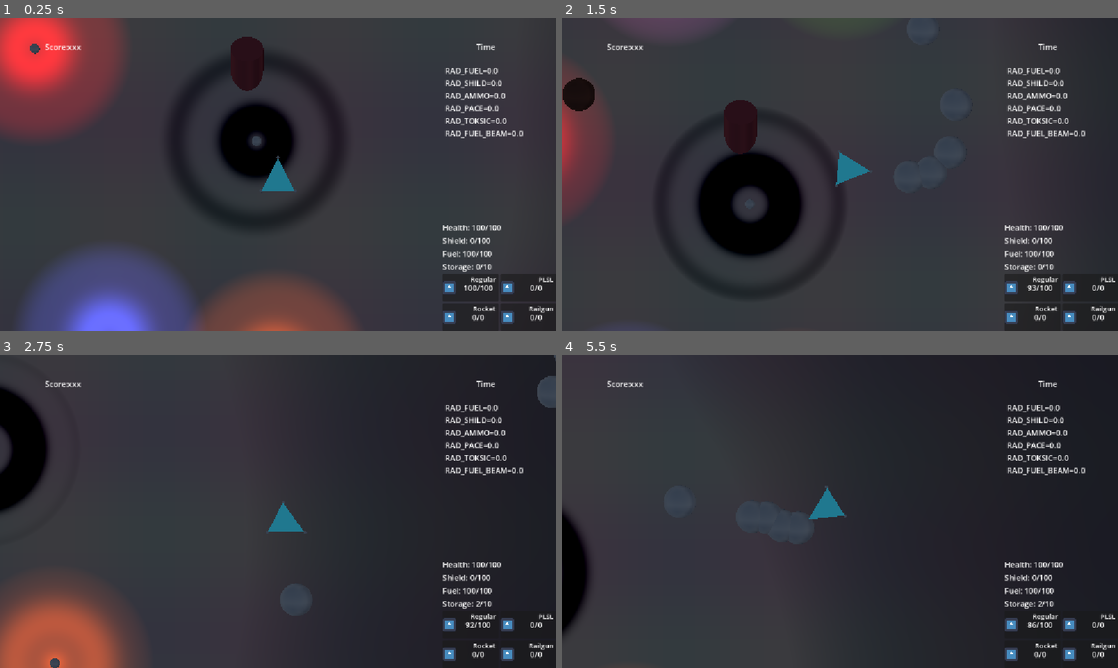
Above: before the commit, frames 1-4 (two rows, left to right).
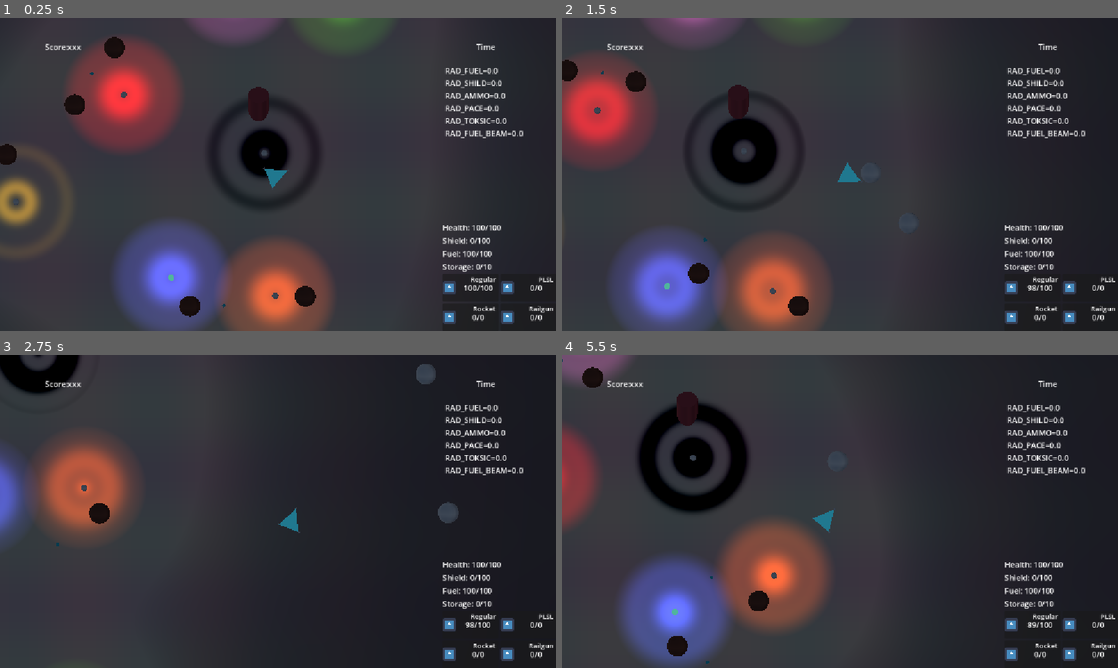
Above: after the commit, the same moments.

Repository: forklovee/SpaceJam2026
Game: Godot game, scene res://main.tscn
Same seed, same stepped clock (60 frames per second), same inputs: the game is played once before the commit and once after it. The engine's default icon, where the game draws it, is replaced by a stand-in: a white triangle on a blue panel in a dark square.
Inputs (mouse positions are in pixels of both pictures, inside the frame that each line leads up to):
- Up to frame 1 (0.25 s): no input
- Up to frame 2 (1.5 s): move the mouse to (962, 158) at 0.52 s; hold D (Right) 0.53-1.28 s; hold Space (Fire, bound only before the commit) 0.53-1.28 s; click (962, 158) at 0.8 s; move the mouse to (728, 190) at 1.27 s; hold S (Down) from 1.28 s (still down); click (728, 190) at 1.35 s
- Up to frame 3 (2.75 s): right-click (166, 527) at 1.55 s; move the mouse to (333, 442) at 2.02 s; release S (Down) at 2.03 s; hold D (Right) from 2.03 s (still down); hold Right mouse button (SpecialWeapon, bound only after the com… from 2.03 s (still down); tap Space (Fire, bound only before the commit) at 2.3 s
- Up to frame 4 (5.5 s): move the mouse to (812, 574) at 2.77 s; release D (Right) at 2.78 s; release Right mouse button (SpecialWeapon, bound only after the com… at 2.78 s; hold W (Up) 2.78-3.53 s; tap Space (Fire, bound only before the commit) at 2.85, 4.55 s; click (812, 574) at 3.05 s; move the mouse to (1006, 558) at 3.52 s; press the mouse at (1006, 558) at 3.53 s; hold A (Left) 3.53-5.03 s; right-click (1006, 558) at 3.8 s; move the mouse to (673, 464) at 4.27 s; release the mouse at (673, 464) at 4.28 s; right-click (673, 464) at 4.35 s; move the mouse to (867, 511) at 5.02 s; hold S (Down) from 5.03 s (still down); hold Space (Fire, bound only before the commit) from 5.03 s (still down); click (867, 511) at 5.3 s

The runs differ from the first frame. In frame 1, 33% of the frame differs, in the area x 0-69%, y 0-100%; in frame 2, 23%; in frame 3, 16%; in frame 4, 20%.

Commit message:
New movement

Diff:
--- a/Player/Camera/player_camera.tscn
+++ b/Player/Camera/player_camera.tscn
@@ -5,5 +5,5 @@
 [node name="PlayerCamera" type="Camera3D" unique_id=591022296]
 transform = Transform3D(1, 0, 0, 0, -4.371139e-08, 1, 0, -1, -4.371139e-08, 0, 0, 0)
 projection = 1
-size = 9.5
+size = 15.0
 script = ExtResource("1_xxw0e")
--- a/Player/player_controller.gd
+++ b/Player/player_controller.gd
@@ -26,11 +26,17 @@
 	if !is_instance_valid(ship):
 		return
 
-	if Input.is_action_pressed("Fire"):
+	if Input.is_action_pressed("BaseWeapon"):
 		ship.shoot(0)
+	if Input.is_action_pressed("SpecialWeapon"):
+		ship.shoot(1)
+
+	var look_direction = (hud.size*.5).direction_to(hud.get_global_mouse_position())
+	look_direction.y = -look_direction.y
+	ship.steer(look_direction)
 
 	input_direction = Input.get_vector("Left", "Right", "Down", "Up")
-	ship.steer(input_direction)
+	ship.move(input_direction)
 
 	hud.update_labels()
 
--- a/Ship/base_ship.tscn
+++ b/Ship/base_ship.tscn
@@ -16,7 +16,7 @@
 axis_lock_linear_y = true
 axis_lock_angular_x = true
 axis_lock_angular_z = true
-linear_damp = 2.0
+linear_damp = 1.0
 angular_damp = 10.0
 script = ExtResource("1_wo1jh")
 
--- a/Ship/ship.gd
+++ b/Ship/ship.gd
@@ -21,7 +21,7 @@
 var fuel: int = max_fuel
 
 @export_group("Movement")
-@export var speed: float = 20.0
+@export var speed: float = 12.0
 
 var weapons: Array[Gun] = []
 
@@ -38,10 +38,10 @@
 	var target_angle: float = lerp_angle(current_angle, steering_direction.angle(), 2.0*delta)
 
 	if movement_direction.length() > 0.01:
-		apply_central_force(15.0*get_forward())
+		apply_central_force(15.0*Vector3(movement_direction.x, 0, movement_direction.y))
 
 	# y rotation
-	apply_torque(100.0*Vector3.UP * angle_difference(current_angle, target_angle))
+	apply_torque(150.0*Vector3.UP * angle_difference(current_angle, target_angle))
 
 func get_forward() -> Vector3:
 	return -global_basis.z
@@ -49,7 +49,7 @@
 # y-axis: forward-back
 # x-axis: sides
 func move(input_direction: Vector2):
-	movement_direction = input_direction
+	movement_direction = Vector2(input_direction.x, -input_direction.y)
 
 func steer(input_direction: Vector2):
 	# fix axises
@@ -57,11 +57,6 @@
 		input_direction.y,
 		-input_direction.x
 	)
-
-	if input_direction.length() > 0.01:
-		move(Vector2.UP)
-	else:
-		move(Vector2.ZERO)
 
 	var pre_target_direction = (steering_direction + input_direction).normalized()
 	steering_direction = steering_direction.lerp(
@@ -87,8 +82,7 @@
 	return gun.ammo if gun != null else 0
 
 func shoot(weapon_id: int):
-	if weapon_id > weapons.size():
-		printerr(self, " ", weapon_id, " out of bounds")
+	if weapon_id >= weapons.size():
 		return
 	var weapon: Gun = weapons[weapon_id]
 	weapon.shoot(self)
--- a/project.godot
+++ b/project.godot
@@ -53,9 +53,14 @@
 "events": [Object(InputEventKey,"resource_local_to_scene":false,"resource_name":"","device":-1,"window_id":0,"alt_press …(192 unchanged characters)…
 ]
 }
-Fire={
+BaseWeapon={
 "deadzone": 0.2,
-"events": [Object(InputEventKey,"resource_local_to_scene":false,"resource_name":"","device":-1,"window_id":0,"alt_pressed":false,"shift_pressed":false,"ctrl_pressed":false,"meta_pressed":false,"pressed":false,"keycode":0,"physical_keycode":32,"key_label":0,"unicode":32,"location":0,"echo":false,"script":null)
+"events": [Object(InputEventMouseButton,"resource_local_to_scene":false,"resource_name":"","device":-1,"window_id":0,"alt_pressed":false,"shift_pressed":false,"ctrl_pressed":false,"meta_pressed":false,"button_mask":0,"position":Vector2(0, 0),"global_position":Vector2(0, 0),"factor":1.0,"button_index":1,"canceled":false,"pressed":false,"double_click":false,"script":null)
+]
+}
+SpecialWeapon={
+"deadzone": 0.2,
+"events": [Object(InputEventMouseButton,"resource_local_to_scene":false,"resource_name":"","device":-1,"window_id":0,"alt_pressed":false,"shift_pressed":false,"ctrl_pressed":false,"meta_pressed":false,"button_mask":0,"position":Vector2(0, 0),"global_position":Vector2(0, 0),"factor":1.0,"button_index":2,"canceled":false,"pressed":false,"double_click":false,"script":null)
 ]
 }
 
